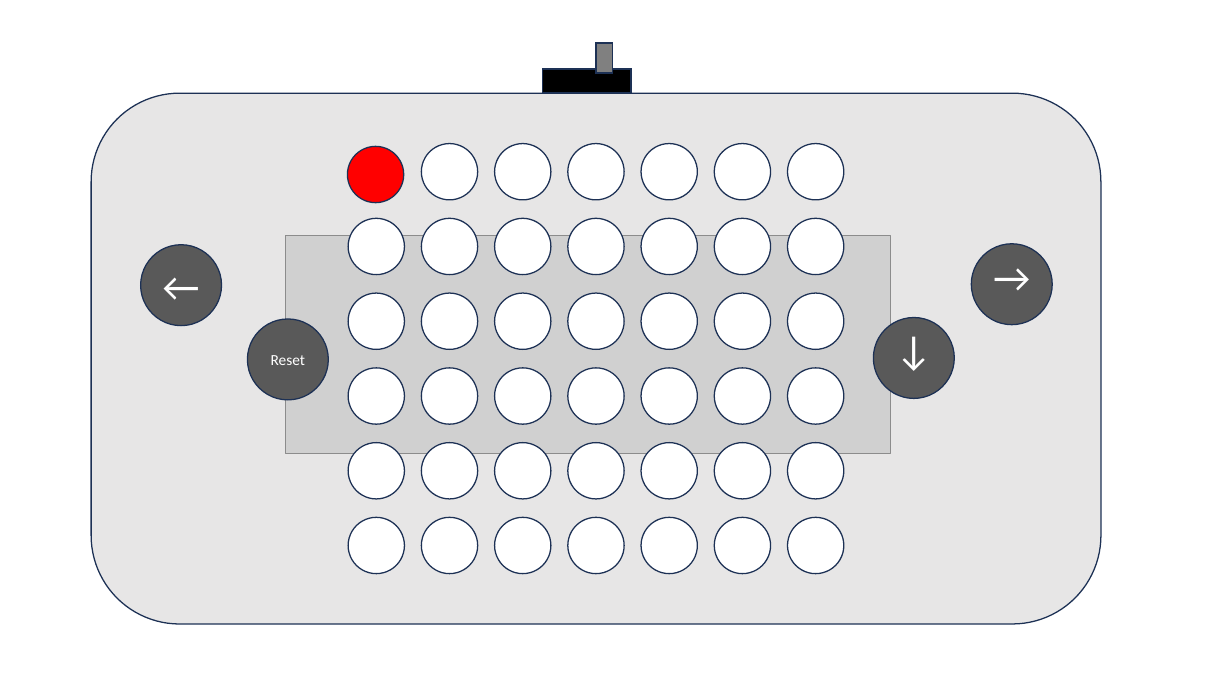
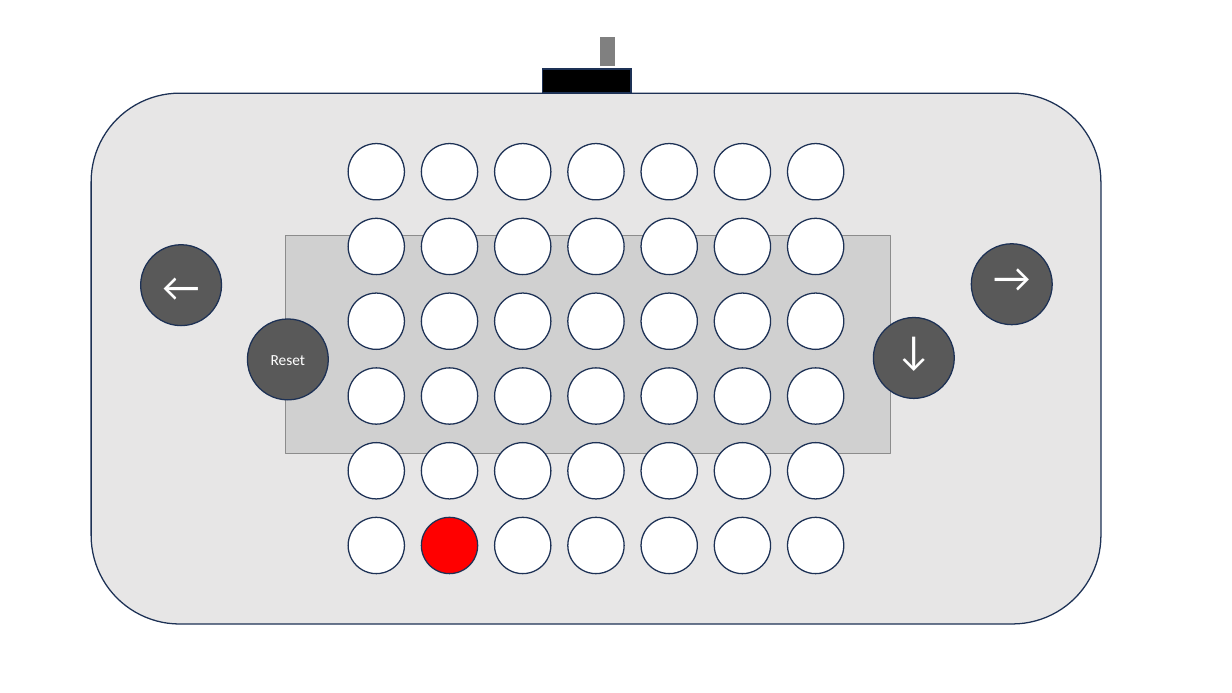
Before and after one commit to wago-enterprise-education/praktikum-vier-gewinnt, a slide deck: slide 2 of doc/Prototyp_3.pptx. Drawn at 1232x693 pixels with LibreOffice and Linux fonts; fonts in the diff are those of the drawing; grey boxes stand for pictures. Boxes give left, top, right and bottom in pixels: in the first picture for what was removed or moved away, otherwise in the second. Text is boxed around its words. In the diff, an @@ line names an element or a change of style, - is before the commit and + after.

```diff
--- a/doc/Prototyp_3.pptx
+++ b/doc/Prototyp_3.pptx
@@ rectangle: place and size @@
-rectangle at (596,43,613,74)
+rectangle at (600,36,616,67)
@@ rectangle at (600,36,616,67): outline #1E3256 1 pt to #FFFFFF 1 pt @@
@@ ellipse at (348,143,405,200): fill #FF0000 to #FFFFFF @@
@@ ellipse at (421,518,478,574): fill #FFFFFF to #FF0000 @@
```
Also in this commit, not shown: 4 other slides changed, 2 slides added, 4 slides removed.
